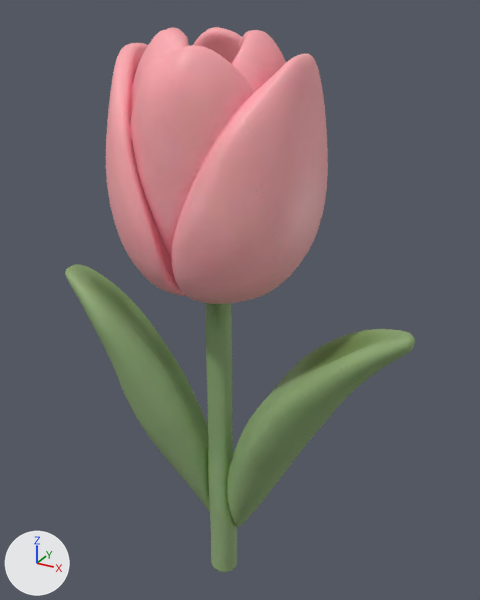
Renders of the glTF model assets/models/pink_tulip.glb from each side of a commit.
Rendered twice from a 50 mm lens placed at (0.987, -1.665, 1.95), pointed at (0.028, 0.079, 1.078). Arrows for +X, +Y and +Z are at lower left; the lights stay in place. The first picture is the older version. Where no turn or scale is listed for an object, it has been applied to the vertices. Vertices at exactly the same position are counted once.

In view in the first picture: 'model'.
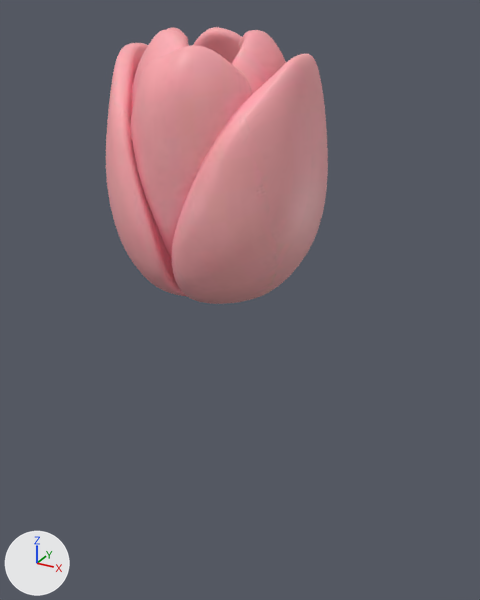
Pixel boxes [x1, y1, x2, y2] of what changed, in the pictures (480 x 600 px):
'model', reshaped (36% narrower, 49% shorter)
    before: [65, 27, 415, 572]
    after: [106, 27, 328, 304]
part 1 of me_model, cut back
    before: [65, 28, 415, 572]
    after: [109, 28, 323, 297]

The change, as a list of edits to the scene's bpy script:
```text
Change me_model:
    used by ob_model
    remove me_model.from_pydata(...)  # 14999 vertices, 29998 faces; spans x -0.62..0.62, y -0.28..0.28, z 0.0..1.9
    add me_model.from_pydata(...)  # 9696 vertices, 19325 faces; spans x -0.33..0.32, y -0.28..0.28, z 1.12..1.9
    me_model part 1: 826 vertices moved within x -0.28..0.32, y -0.27..0.26, z 1.14..1.9; 5303 vertices removed from x -0.62..0.62, y -0.14..0.15, z 0.0..1.14
```
